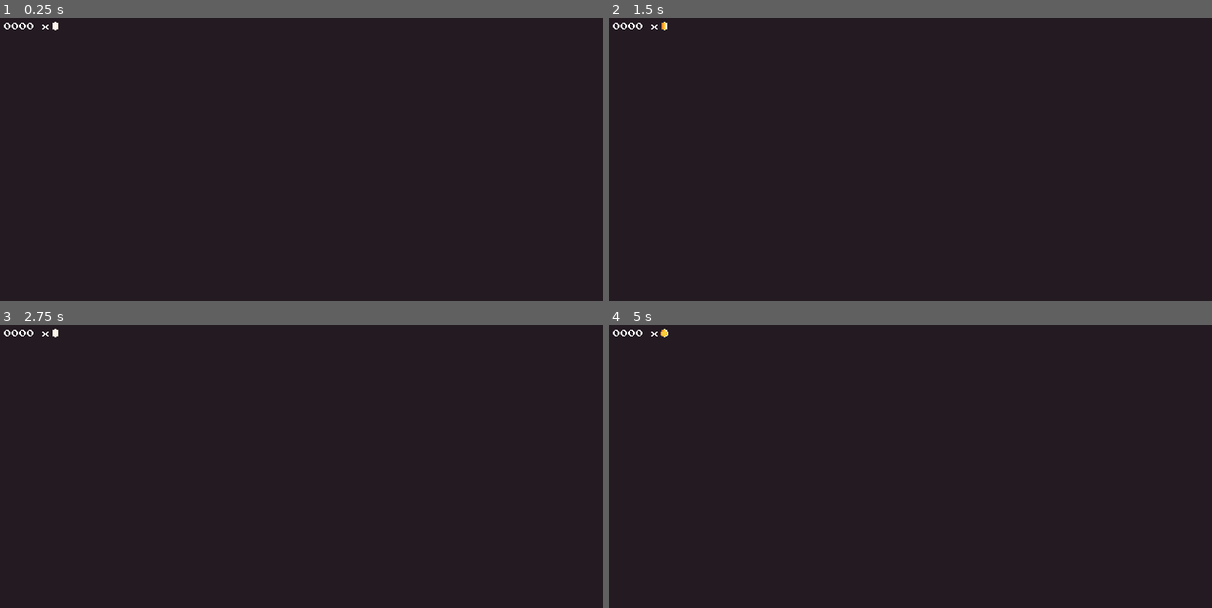
Above: before the commit, frames 1-4 (two rows, left to right).
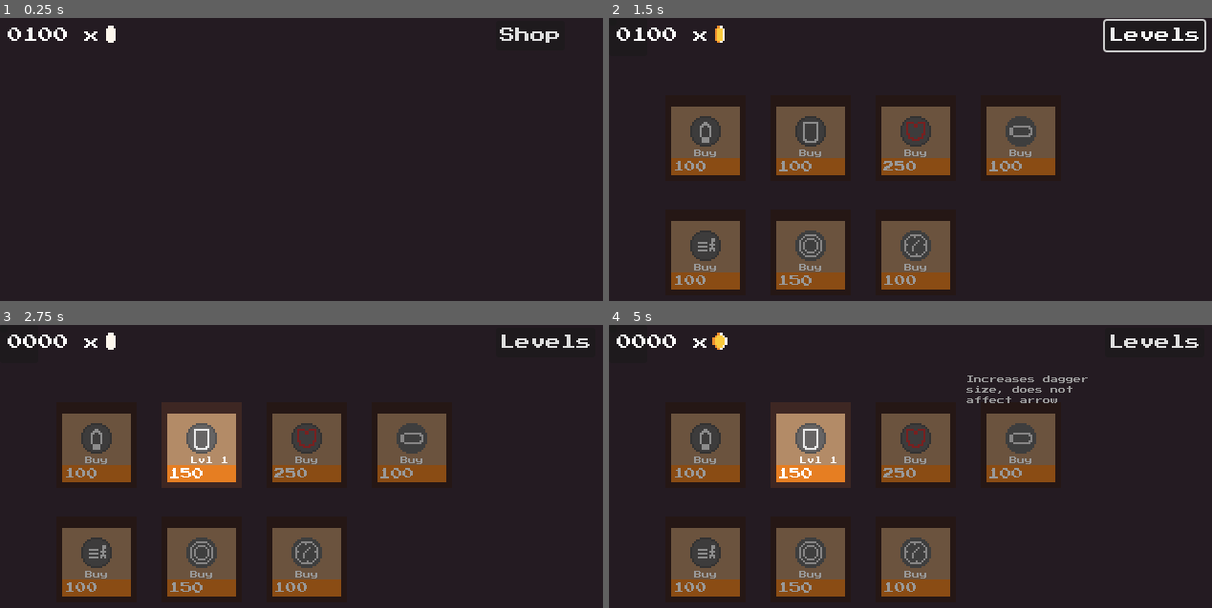
Above: after the commit, the same moments.

Repository: mkinteh2012-glitch/Dungeons-
Game: Godot game, scene res://game.tscn
The game is run twice, just before and just after one commit, with the same random seed, the same clock (stepped at 60 frames per second) and the same inputs.
Inputs (mouse positions are in pixels of both pictures, inside the frame that each line leads up to):
- Up to frame 1 (0.25 s): no input
- Up to frame 2 (1.5 s): click (1139, 34) at 0.5 s, where only the run after the commit has a clickable "Shop"; click (699, 111) at 1.25 s, where only the run after the commit has a clickable "100"
- Up to frame 3 (2.75 s): click (192, 418) at 2 s, where only the run after the commit has a clickable "100"
- Up to frame 4 (5 s): click (801, 418) at 2.75 s, where only the run after the commit has a clickable "150"; click (910, 418) at 3.5 s, where only the run after the commit has a clickable "250"; click (1013, 418) at 4.25 s, where only the run after the commit has a clickable "100"

The runs differ from the first frame. In frame 1, 0.6% of the frame differs, in the area x 0-93%, y 1-9%; in frame 2, 20%; in frame 3, 21%; in frame 4, 21%, in the area x 0-98%, y 1-96%.

Commit message:
Upgrades!

Diff:
--- a/Scripts/Boss_level.gd
+++ b/Scripts/Boss_level.gd
@@ -1,4 +1,4 @@
 extends Node2D
 @export var level_name: String = "?????????"
-@export var level_reward: int = 50
+@export var level_reward: int = 100
 @export var level_difficulty: String = "?????????"
--- a/Scripts/Game_Stats.gd
+++ b/Scripts/Game_Stats.gd
@@ -2,17 +2,13 @@
 
 signal coins_changed(new_amount)
 
-var coins: int = 0
+# --- CURRENCY & PROGRESS ---
+var coins: int = 100 # Starting coins for testing
 var current_objective: String = "Exterminate"
 var current_reward_coins: int = 0
 var current_difficulty: String = "Normal"
 
-func add_coins(amount: int):
-	coins += amount
-	print("Coins in terminal: ", coins)
-	coins_changed.emit(coins)
-
-# 1. Lookup for your Animations
+# --- SHOP & BADGE DATA ---
 var badge_lookup = {
 	"attack": "Attack",
 	"defense": "Defense",
@@ -20,42 +16,99 @@
 	"size": "Size",
 	"speed": "Speed",
 	"wave": "Wave",
-	"cooldown": "Cooldown" # Matches the name in your animation list
+	"cooldown": "Cooldown"
 }
 
-# 2. Ability States
-# Set to 'false' so they show up in your "selection" pool
-var unlocked_abilities = {
-	"attack": false, #done
-	"defense": false,#done
-	"health": false,#done
-	"size": false,#done
-	"speed": false,#done
-	"wave": false,#done
-	"cooldown": false#done
+# Inside GameStats.gd
+
+var badge_descriptions = {
+	"attack": "Increases damage.",
+	"defense": "Chance to dodge attacks.",
+	"health": "Adds +1 max hearts per level.",
+	"size": "Increases dagger size, does not affect arrow",
+	"speed": "Move faster per upgrade.",
+	"wave": "Bigger, stronger shockwaves.",
+	"cooldown": "Reduces arrow launch times, does not affect dagger"
 }
 
-# Fetch the Animation name for the UI
+# Add a helper function to grab the text safely
+func get_badge_description(type: String) -> String:
+	var key = type.to_lower()
+	return badge_descriptions.get(key, "No description available.")
+
+# The BASE price (Level 1 cost)
+var base_prices = {
+	"attack": 100,
+	"speed": 100,
+	"health": 250,
+	"defense": 100,
+	"size": 100,
+	"wave": 150,
+	"cooldown": 100
+}
+# Current Level (0 = Locked/Unbought)
+var ability_levels = {
+	"attack": 0,
+	"defense": 0,
+	"health": 0,
+	"size": 0,
+	"speed": 0,
+	"wave": 0,
+	"cooldown": 0
+}
+
+# The Max Level Cap (Set to -1 for infinite)
+var max_levels = {
+	"attack": -1,
+	"defense": 3,
+	"health": 3,
+	"size": 5,
+	"speed": -1,
+	"wave": 10,
+	"cooldown": 10
+}
+
+# --- FUNCTIONS ---
+
+func add_coins(amount: int):
+	coins += amount
+	coins_changed.emit(coins)
+
+# Calculation: Base Price + (Base Price * current_level)
+# Result: Lvl 1 = 200, Lvl 2 = 400, Lvl 3 = 600...
+func get_upgrade_cost(type: String) -> int:
+	var key = type.to_lower()
+	var base = base_prices.get(key, 500)
+	var lvl = ability_levels.get(key, 0)
+	return base + (base * lvl * 0.5)
+
+func buy_ability(type: String) -> bool:
+	var key = type.to_lower()
+	var cost = get_upgrade_cost(key)
+	var current_lvl = ability_levels.get(key, 0)
+	var max_lvl = max_levels.get(key, -1)
+
+	# Check if we can afford AND if we aren't at max level
+	if coins >= cost:
+		if max_lvl == -1 or current_lvl < max_lvl:
+			coins -= cost
+			ability_levels[key] += 1 # Upgrade the level!
+			coins_changed.emit(coins)
+			print("Upgraded ", key, " to Level ", ability_levels[key])
+			return true
+
+	print("Purchase failed for: ", key)
+	return false
+
 func get_badge_info(type: String):
 	var key = type.to_lower()
-	if badge_lookup.has(key):
-		return badge_lookup[key]
-	return "Health"
+	return badge_lookup.get(key, "Unknown")
 
-func unlock_ability(type: String):
-	var key = type.to_lower()
-	if unlocked_abilities.has(key):
-		unlocked_abilities[key] = true
-		print("Ability unlocked in GameStats: ", key)
-
-func get_random_locked_ability() -> String:
-	var locked_list = []
-
-	for ability in unlocked_abilities:
-		if unlocked_abilities[ability] == false:
-			locked_list.append(ability)
-
-	if locked_list.size() == 0:
-		return "health" # Fallback if everything is unlocked
-
-	return locked_list.pick_random()
+# --- COMPATIBILITY HELPERS ---
+# We use this so your other scripts don't break immediately
+var unlocked_abilities:
+	get:
+		var dict = {}
+		for key in ability_levels:
+			dict[key] = ability_levels[key] > 0
+		return dict
--- a/Scripts/Health.gd
+++ b/Scripts/Health.gd
@@ -5,8 +5,11 @@
 
 var regen_timer: float = 0.0
 const REGEN_WAIT_TIME: float = 20.0
-var nor_max_health = 6
-@export var max_health: int = 6
+
+# --- UPDATED HEALTH LOGIC ---
+@export var base_max_health: int = 6  # Your original starting health
+var max_health: int = 6              # This will be calculated dynamically
+var nor_max_health: int = 6  # Kept this to stop the error
 @onready var sprite = get_parent().get_node_or_null("AnimatedSprite2D")
 
 var current_health: int = 0:
@@ -16,13 +19,20 @@
 		sync_health_to_ui()
 
 		if current_health <= 0:
-			# We use a callable inside the timer to be safer
 			get_tree().create_timer(1.0).timeout.connect(func(): died.emit())
 
 var is_invincible := false
 
 func _ready():
+	# 1. Calculate the new max health based on the shop level
+	var health_level = GameStats.ability_levels.get("health", 0)
+
+	# Formula: Starting health (6) + 2 extra hearts per level
+	max_health = base_max_health + (health_level * 2)
+
+	# 2. Start the player at full (upgraded) health
 	current_health = max_health
+
 	sync_health_to_ui()
 
 func take_damage(amount: int, source_pos: Vector2 = Vector2.ZERO):
--- /dev/null
+++ b/Scripts/badge_slot.gd
@@ -0,0 +1,61 @@
+extends TextureButton
+
+var badge_id: String
+var cost: int
+
+@onready var anim_sprite = $Badge/AnimatedSprite2D
+@onready var price_label = $PriceLabel
+
+func setup(id: String, d_name: String, price_value: int, _tex = null):
+	badge_id = id # This is where we save 'id' for later use
+	cost = price_value
+
+	if not is_node_ready():
+		await ready
+
+	if anim_sprite:
+		if anim_sprite.sprite_frames.has_animation(d_name):
+			anim_sprite.play(d_name)
+		else:
+			print("Warning: AnimatedSprite2D missing animation: ", d_name)
+
+	update_appearance()
+
+func update_appearance():
+	# 1. FIXED: Changed 'id' to 'badge_id'
+	var current_lvl = GameStats.ability_levels.get(badge_id, 0)
+	var max_lvl = GameStats.max_levels.get(badge_id, -1)
+
+	# 2. FIXED: Changed 'id' to 'badge_id' here too
+	if has_node("DescriptionLabel"):
+		$DescriptionLabel.text = GameStats.get_badge_description(badge_id)
+		# Start hidden if you want the hover effect
+		$DescriptionLabel.visible = false
+
+	if current_lvl > 0:
+		self.modulate = Color.WHITE
+		if max_lvl != -1 and current_lvl >= max_lvl:
+			$PriceLabel.text = "MAX"
+		else:
+			$PriceLabel.text = str(GameStats.get_upgrade_cost(badge_id))
+
+		$BuyButton.text = "Lvl " + str(current_lvl)
+	else:
+		$PriceLabel.text = str(GameStats.get_upgrade_cost(badge_id))
+		$BuyButton.text = "Buy"
+		self.modulate = Color(0.6, 0.6, 0.6, 1.0)
+
+func _on_pressed():
+	if GameStats.buy_ability(badge_id):
+		update_appearance()
+		# If you have a coins label in the UI, you might want to refresh the whole shop
+		if get_parent().has_method("refresh_shop"):
+			get_parent().refresh_shop()
+
+func _on_mouse_entered():
+	if has_node("DescriptionLabel"):
+		$DescriptionLabel.visible = true
+
+func _on_mouse_exited():
+	if has_node("DescriptionLabel"):
+		$DescriptionLabel.visible = false
--- a/Scripts/global.gd
+++ b/Scripts/global.gd
@@ -1,5 +1,5 @@
 extends Node
 var selected_level_path : String = ""
 var levels_completed : int = 0
-var levels_until_boss : int = 1
+var levels_until_boss : int = 31
 var used_bosses : Array = []
--- a/Scripts/level_select_menu.gd
+++ b/Scripts/level_select_menu.gd
@@ -3,8 +3,18 @@
 @export var card_scene: PackedScene
 @onready var list = $VBoxContainer
 
+# --- NEW STUFF ---
+@onready var shop_menu = $UpgradeMenu
+@onready var shop_button = $ShopButtom # Using your 'Buttom' spelling from the scene tree
+# -----------------
+
 func _ready():
 	print("--- DEBUG START: LevelSelectMenu Ready ---")
+
+	# --- NEW STUFF ---
+	if shop_menu:
+		shop_menu.visible = false # Hide shop on start
+	# -----------------
 
 	# 1. Check if the VBoxContainer exists
 	if list == null:
@@ -44,7 +54,6 @@
 		var file_name = dir.get_next()
 
 		while file_name != "":
-			# Print every file found to see what the extension actually is
 			print("Found file: ", file_name)
 
 			if file_name.ends_with(".tscn") or file_name.ends_with(".tscn.remap"):
@@ -86,14 +95,13 @@
 	var new_card = card_scene.instantiate()
 	list.add_child(new_card)
 
-	# Difficulty color logic
 	var diff_raw = temp_node.get("level_difficulty")
 	var diff = str(diff_raw).to_lower() if diff_raw else "normal"
 
 	var color_easy = Color(0.3, 0.36, 0.94)
 	var color_boss = Color(0.35, 0.02, 0.35)
 
-	var weight := 0.3 # Default
+	var weight := 0.3
 	match diff:
 		"easy": weight = 0.0
 		"normal": weight = 0.2
@@ -110,3 +118,29 @@
 	})
 
 	temp_node.queue_free()
+
+# --- NEW STUFF ---
+# --- UPDATED TOGGLE LOGIC ---
+func _on_shop_buttom_pressed():
+	if shop_menu == null:
+		print("ERROR: shop_menu is not linked!")
+		return
+
+	# Toggle visibility: if it was true, it becomes false; if false, it becomes true.
+	shop_menu.visible = !shop_menu.visible
+
+	if shop_menu.visible:
+		# ENTERING SHOP
+		shop_button.text = "Levels"
+		list.visible = false
+		if shop_menu.has_method("refresh_shop"):
+			shop_menu.refresh_shop()
+	else:
+		# EXITING SHOP (Back to Levels)
+		shop_button.text = "Shop"
+		list.visible = true
+
+# Add this to handle coming back from the shop
+func _on_upgrade_menu_hidden():
+	list.visible = true
+# -----------------
--- a/Scripts/player.gd
+++ b/Scripts/player.gd
@@ -1,5 +1,11 @@
 extends CharacterBody2D
 
+var attack_level = GameStats.ability_levels.get("attack", 0)
+var speed_level = GameStats.ability_levels.get("speed", 0)
+var health_level = GameStats.ability_levels.get("health", 0)
+var size_level = GameStats.ability_levels.get("size", 0)
+var defense_level = GameStats.ability_levels.get("defense", 0)
+var cooldown_level = GameStats.ability_levels.get("cooldown", 0)
 var cooldown_modifier: float = 1.0
 var charge_time = 0.0
 var charging_arrow_instance = null
@@ -442,33 +448,32 @@
 func update_stats():
 	await get_tree().process_frame
 	if GameStats.unlocked_abilities.get("speed") == true:
-		current_speed = speed + 50
+		current_speed = (speed_level * 10) + speed
 	else:
 		current_speed = speed
 	if GameStats.unlocked_abilities.get("health") == true:
-		health.max_health =+ health.nor_max_health + 2
+		health.max_health =+ health.nor_max_health + (2 * health_level)
 	else:
 		health.max_health = health.nor_max_health
 
 	if GameStats.unlocked_abilities.get("attack") == true:
-		damage_boost = 15
+		damage_boost = 10 * attack_level
 	else:
 		damage_boost = 0
 	if GameStats.unlocked_abilities.get("size") == true:
-		size_boost = 0.1
+		size_boost = size_level * 0.1
 		current_dagger.scale = Vector2( 1 + size_boost,  1 + size_boost)
 	else:
 		size_boost = 0
 	if GameStats.unlocked_abilities.get("defense") == true:
 		size_boost = 0.1
 		can_block = true
-		block_chance = 0.1
+		block_chance = defense_level * 0.1
 	else:
 		can_block = false
 		block_chance = 0
 	if GameStats.unlocked_abilities.get("cooldown") == true:
-		cooldown_modifier = 1
-		current_dagger.cooldown = 0.3 * cooldown_modifier
+		cooldown_modifier = 1 -  (cooldown_level * 0.1)
 	else:
 		cooldown_modifier = 1.0
 
--- a/Scripts/playerwave.gd
+++ b/Scripts/playerwave.gd
@@ -1,44 +1,51 @@
 extends Area2D
 
 var damage = 5
-var push_force = 800 # Increased for a bigger "pop" effect
+var push_force = 800
 
 func _ready():
+	# --- NEW LEVEL SCALING ---
+	var level = GameStats.ability_levels.get("wave", 1) # Default to 1 if not found
+
+	# Increase damage: 5, 10, 15, 20...
+	damage = 5 + (level * 4)
+
+	# Increase push force: 800, 1000, 1200...
+	push_force = 800 + (level * 20)
+
+	# Calculate how big it gets: Level 1 = 3x, Level 5 = 5x
+	var target_scale_value = 2.0 + (level * 0.5)
+	var target_scale = Vector2(target_scale_value, target_scale_value)
+	# --------------------------
+
 	# 1. Start tiny
 	scale = Vector2(0.1, 0.1)
 	modulate.a = 1.0
 
 	var tween = create_tween()
-	# Use 'Ease Out' so it explodes fast then slows down as it reaches max size
 	tween.set_trans(Tween.TRANS_QUART)
 	tween.set_ease(Tween.EASE_OUT)
 	tween.set_parallel(true)
 
-	# 2. THE BIG SCALE
-	# Vector2(8, 8) is massive (8x original size)
-	# Increased time to 0.5s so players can actually see the expansion
-	tween.tween_property(self, "scale", Vector2(3.0, 3.0), 0.5)
+	# 2. Use our NEW calculated scale
+	tween.tween_property(self, "scale", target_scale, 0.5)
 
 	# 3. FADE OUT
-	# Start fading slightly after it begins growing
 	tween.tween_property(self, "modulate:a", 0.0, 0.5)
 
 	await tween.finished
 	queue_free()
 
 func _on_body_entered(body):
-	# Ignore player and walls (unless you want it to bounce off walls)
 	if body.is_in_group("player") or body.is_in_group("walls"):
 		return
+
 	if body.has_method("take_damage"):
 		body.take_damage(damage)
 
-	# 2. Push enemies back with the NEW push_force
 	if "velocity" in body:
 		var dir = (body.global_position - global_position).normalized()
-		# Add the force to their current movement
 		body.velocity += dir * push_force
 
-		# If they have a knockback function, call that too
 		if body.has_method("handle_hit"):
 			body.handle_hit(global_position)
--- a/Scripts/test_1.gd
+++ b/Scripts/test_1.gd
@@ -1,5 +1,5 @@
 extends Node2D
 
 @export var level_name: String = "Test1"
-@export var level_reward: int = 50
+@export var level_reward: int = 25
 @export var level_difficulty: String = "Easy"
--- a/Scripts/test_2.gd
+++ b/Scripts/test_2.gd
@@ -1,5 +1,5 @@
 extends Node2D
 
 @export var level_name: String = "test2"
-@export var level_reward: int = 100
+@export var level_reward: int = 50
 @export var level_difficulty: String = "Normal"
--- a/Scripts/test_3.gd
+++ b/Scripts/test_3.gd
@@ -1,5 +1,5 @@
 extends Node2D
 
 @export var level_name: String = "test3"
-@export var level_reward: int = 100
+@export var level_reward: int = 75
 @export var level_difficulty: String = "Hard"
--- /dev/null
+++ b/Scripts/upgrade_menu.gd
@@ -0,0 +1,55 @@
+extends Control
+
+# Drag your BadgeSlot.tscn file into this slot in the Inspector
+@export var badge_card_scene: PackedScene
+
+@onready var grid = $Panel/GridContainer
+
+func _ready():
+	# Initial load
+	refresh_shop()
+
+	# Connect to GameStats signal to update UI if money changes elsewhere
+	if GameStats.has_signal("coins_changed"):
+		GameStats.coins_changed.connect(_on_stats_changed)
+
+
+func _on_stats_changed(_new_amount):
+	# Update cards visual state (Locked/Unlocked) when money changes
+	for card in grid.get_children():
+		if card.has_method("update_appearance"):
+			card.update_appearance()
+
+func _on_close_button_pressed():
+	# Hide the menu
+	self.visible = false
+
+# Call this function from your LevelSelectMenu when the "Shop" button is clicked
+func open_menu():
+	self.visible = true
+	refresh_shop()
+
+func refresh_shop():
+	# 1. Safety check
+	if grid == null:
+		print("ERROR: GridContainer not found!")
+		return
+
+	# 2. Clear the grid
+	for child in grid.get_children():
+		child.queue_free()
+
+	# 3. Get the list of badges from the new levels dictionary
+	var badge_keys = GameStats.ability_levels.keys()
+
+	for b_id in badge_keys:
+		var new_card = badge_card_scene.instantiate()
+		grid.add_child(new_card)
+
+		# 4. Use the new GameStats functions
+		var display_name = GameStats.get_badge_info(b_id)
+		var current_price = GameStats.get_upgrade_cost(b_id)
+
+		# 5. Initialize the card
+		if new_card.has_method("setup"):
+			new_card.setup(b_id, display_name, current_price)
--- /dev/null
+++ b/UI/BadgeSlot.tscn
@@ -0,0 +1,59 @@
+[gd_scene load_steps=6 format=3 uid="uid://dcj7jpdomgbwr"]
+
+[ext_resource type="Script" uid="uid://cse1414choy8e" path="res://Scripts/badge_slot.gd" id="1_501s0"]
+[ext_resource type="Texture2D" uid="uid://2vtox2m4hnlu" path="res://Images/Upgrade Button.png" id="1_eamyv"]
+[ext_resource type="FontFile" uid="uid://bcyw07r2te15m" path="res://Images/PressStart2P-Regular.ttf" id="2_501s0"]
+[ext_resource type="PackedScene" uid="uid://divyttohinn3n" path="res://Sprites/badge.tscn" id="4_idt14"]
+[ext_resource type="FontFile" uid="uid://cxmyqa64tx8d2" path="res://Fonts/PressStart2P-Regular.ttf" id="5_q3wm3"]
+
+[node name="BadgeSlot" type="TextureButton"]
+custom_minimum_size = Vector2(90, 100)
+offset_right = 40.0
+offset_bottom = 40.0
+scale = Vector2(1.5, 1.5)
+script = ExtResource("1_501s0")
+
+[node name="Sprite2D" type="Sprite2D" parent="."]
+position = Vector2(51, 80)
+scale = Vector2(3, 3)
+texture = ExtResource("1_eamyv")
+
+[node name="PriceLabel" type="Label" parent="."]
+layout_mode = 0
+offset_left = 17.333332
+offset_top = 100.66668
+offset_right = 65.33333
+offset_bottom = 123.66668
+scale = Vector2(1.5, 1.5)
+theme_override_fonts/font = ExtResource("2_501s0")
+theme_override_font_sizes/font_size = 8
+text = "500"
+
+[node name="Badge" parent="." instance=ExtResource("4_idt14")]
+position = Vector2(51, 70)
+scale = Vector2(2, 2)
+
+[node name="BuyButton" type="Label" parent="."]
+layout_mode = 0
+offset_left = 38.66668
+offset_top = 89.33331
+offset_right = 78.66668
+offset_bottom = 112.33331
+theme_override_fonts/font = ExtResource("5_q3wm3")
+theme_override_font_sizes/font_size = 8
+text = "lvl10"
+
+[node name="DescriptionLabel" type="Label" parent="."]
+layout_mode = 0
+offset_left = -5.999998
+offset_top = 4.0
+offset_right = 150.0
+offset_bottom = 37.0
+theme_override_fonts/font = ExtResource("2_501s0")
+theme_override_font_sizes/font_size = 8
+text = "Reduces arrow launch times, does not affect dagger"
+autowrap_mode = 2
+
+[connection signal="mouse_entered" from="." to="." method="_on_mouse_entered"]
+[connection signal="mouse_exited" from="." to="." method="_on_mouse_exited"]
+[connection signal="pressed" from="." to="." method="_on_pressed"]
--- a/UI/LevelSelectMenu.tscn
+++ b/UI/LevelSelectMenu.tscn
@@ -1,8 +1,10 @@
-[gd_scene load_steps=4 format=3 uid="uid://co7pui0aibrvh"]
+[gd_scene load_steps=6 format=3 uid="uid://co7pui0aibrvh"]
 
 [ext_resource type="Script" uid="uid://hmki1rx4ms5c" path="res://Scripts/level_select_menu.gd" id="1_1md54"]
 [ext_resource type="PackedScene" uid="uid://cd1ibxbqhr5bk" path="res://UI/coin_counter.tscn" id="1_vh17i"]
 [ext_resource type="PackedScene" uid="uid://sn2xqxxjfny" path="res://UI/ButtonMenu.tscn" id="2_vh17i"]
+[ext_resource type="PackedScene" uid="uid://csmcta88beqid" path="res://UI/upgrade_menu.tscn" id="4_re5ic"]
+[ext_resource type="FontFile" uid="uid://cxmyqa64tx8d2" path="res://Fonts/PressStart2P-Regular.ttf" id="5_k6w35"]
 
 [node name="Control" type="Control"]
 layout_mode = 3
@@ -12,16 +14,12 @@
 script = ExtResource("1_1md54")
 card_scene = ExtResource("2_vh17i")
 
-[node name="Coin_Counter" parent="." instance=ExtResource("1_vh17i")]
-offset = Vector2(35, 10)
-transform = Transform2D(1, 0, 0, 1, 35, 10)
-
 [node name="VBoxContainer" type="VBoxContainer" parent="."]
 layout_mode = 0
 offset_left = 30.0
-offset_top = 30.0
+offset_top = 40.0
 offset_right = 390.0
-offset_bottom = 330.0
+offset_bottom = 340.0
 theme_override_constants/separation = 15
 
 [node name="TextureButton" parent="VBoxContainer" instance=ExtResource("2_vh17i")]
@@ -47,3 +45,27 @@
 grow_vertical = 2
 mouse_filter = 2
 color = Color(0.14117648, 0.105882354, 0.13333334, 1)
+
+[node name="UpgradeMenu" parent="." instance=ExtResource("4_re5ic")]
+visible = false
+layout_mode = 1
+offset_left = 0.0
+offset_top = 0.0
+offset_right = 760.0
+offset_bottom = 460.0
+
+[node name="ShopButtom" type="Button" parent="."]
+layout_mode = 0
+offset_left = 519.0
+offset_top = 3.0
+offset_right = 591.0
+offset_bottom = 34.0
+theme_override_fonts/font = ExtResource("5_k6w35")
+text = "Shop"
+
+[node name="Coin_Counter2" parent="." instance=ExtResource("1_vh17i")]
+offset = Vector2(70, 20)
+scale = Vector2(2, 2)
+transform = Transform2D(2, 0, 0, 2, 70, 20)
+
+[connection signal="pressed" from="ShopButtom" to="." method="_on_shop_buttom_pressed"]
--- /dev/null
+++ b/UI/upgrade_menu.tscn
@@ -0,0 +1,45 @@
+[gd_scene load_steps=3 format=3 uid="uid://csmcta88beqid"]
+
+[ext_resource type="Script" uid="uid://ccc5cpw7lbff" path="res://Scripts/upgrade_menu.gd" id="1_hofnk"]
+[ext_resource type="PackedScene" uid="uid://dcj7jpdomgbwr" path="res://UI/BadgeSlot.tscn" id="2_b1awm"]
+
+[node name="UpgradeMenu" type="Control"]
+custom_minimum_size = Vector2(800, 500)
+layout_mode = 3
+anchors_preset = 15
+anchor_right = 1.0
+anchor_bottom = 1.0
+offset_left = 9.0
+offset_top = 14.0
+offset_right = 169.0
+offset_bottom = 154.0
+grow_horizontal = 2
+grow_vertical = 2
+script = ExtResource("1_hofnk")
+badge_card_scene = ExtResource("2_b1awm")
+
+[node name="Panel" type="Panel" parent="."]
+layout_mode = 0
+offset_right = 40.0
+offset_bottom = 40.0
+
+[node name="GridContainer" type="GridContainer" parent="Panel"]
+custom_minimum_size = Vector2(628, 330)
+layout_mode = 1
+anchors_preset = 15
+anchor_right = 1.0
+anchor_bottom = 1.0
+offset_left = 50.0
+offset_top = 49.0
+offset_right = 638.0
+offset_bottom = 339.0
+grow_horizontal = 2
+grow_vertical = 2
+theme_override_constants/h_separation = 20
+theme_override_constants/v_separation = 20
+columns = 4
+
+[node name="Button" type="Button" parent="Panel"]
+layout_mode = 0
+offset_right = 8.0
+offset_bottom = 8.0
Binary file added: Images/Upgrade Button.png
Not shown, added: Images/Upgrade Button.png.import
Not shown, added: Scripts/badge_slot.gd.uid
Not shown, added: Scripts/upgrade_menu.gd.uid
Not shown, changed: export_presets.cfg
